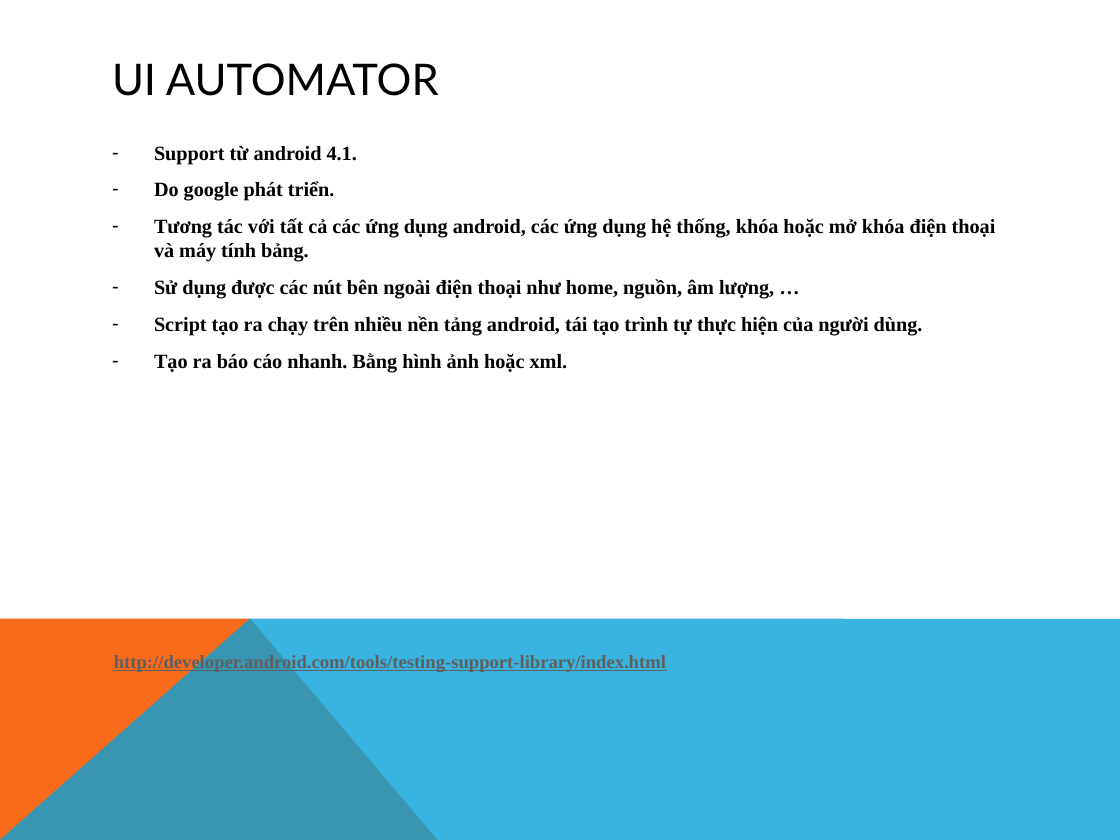
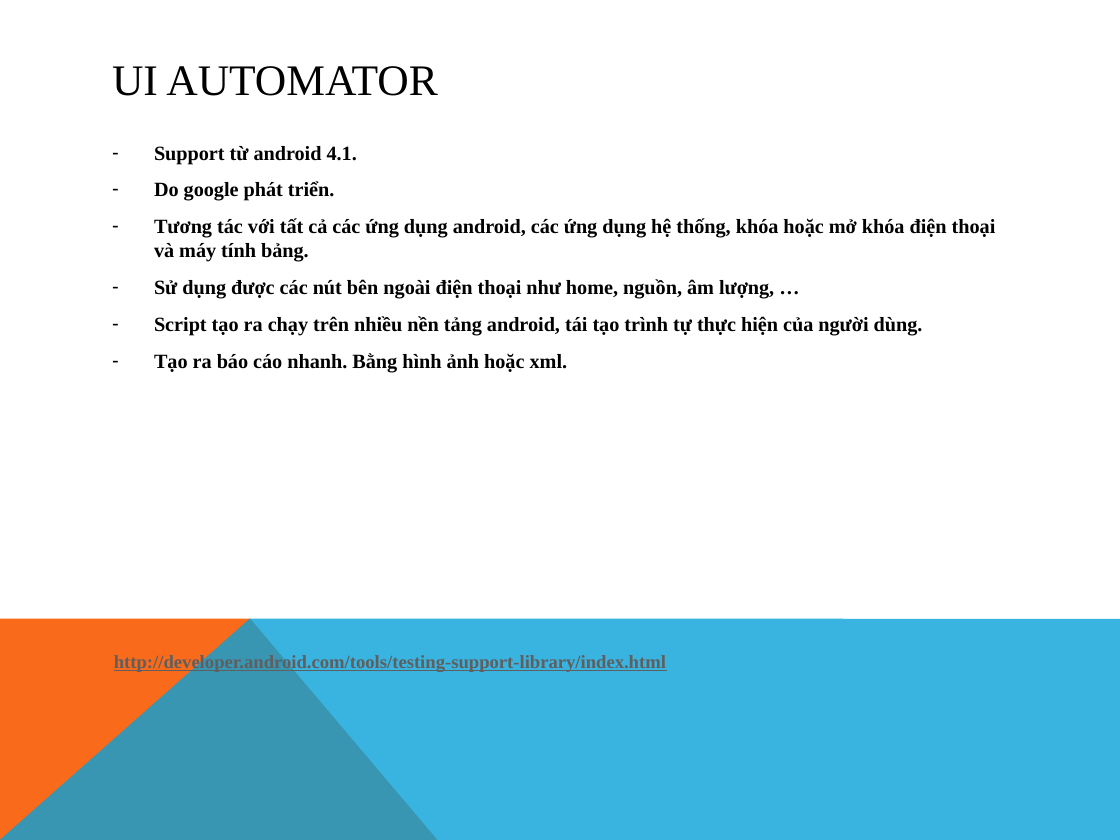
Before and after one commit to fordream/docs, a slide deck: slide 21 of auto-test/Android Autotest Tool.pptx (slide 11 before the commit). Drawn at 1120x840 pixels with LibreOffice and Linux fonts; fonts in the diff are those of the drawing. Boxes give left, top, right and bottom in pixels: in the first picture for what was removed or moved away, otherwise in the second. Text is boxed around its words. In the diff, an @@ line names an element or a change of style, - is before the commit and + after.

```diff
--- a/auto-test/Android Autotest Tool.pptx
+++ b/auto-test/Android Autotest Tool.pptx
@@ title "UI AUTOMATOR" at [112,66,438,96]: font Lato to Times New Roman @@
```
Also in this commit, not shown: 5 other slides changed, 13 slides added, 4 slides removed, 2 other files.
